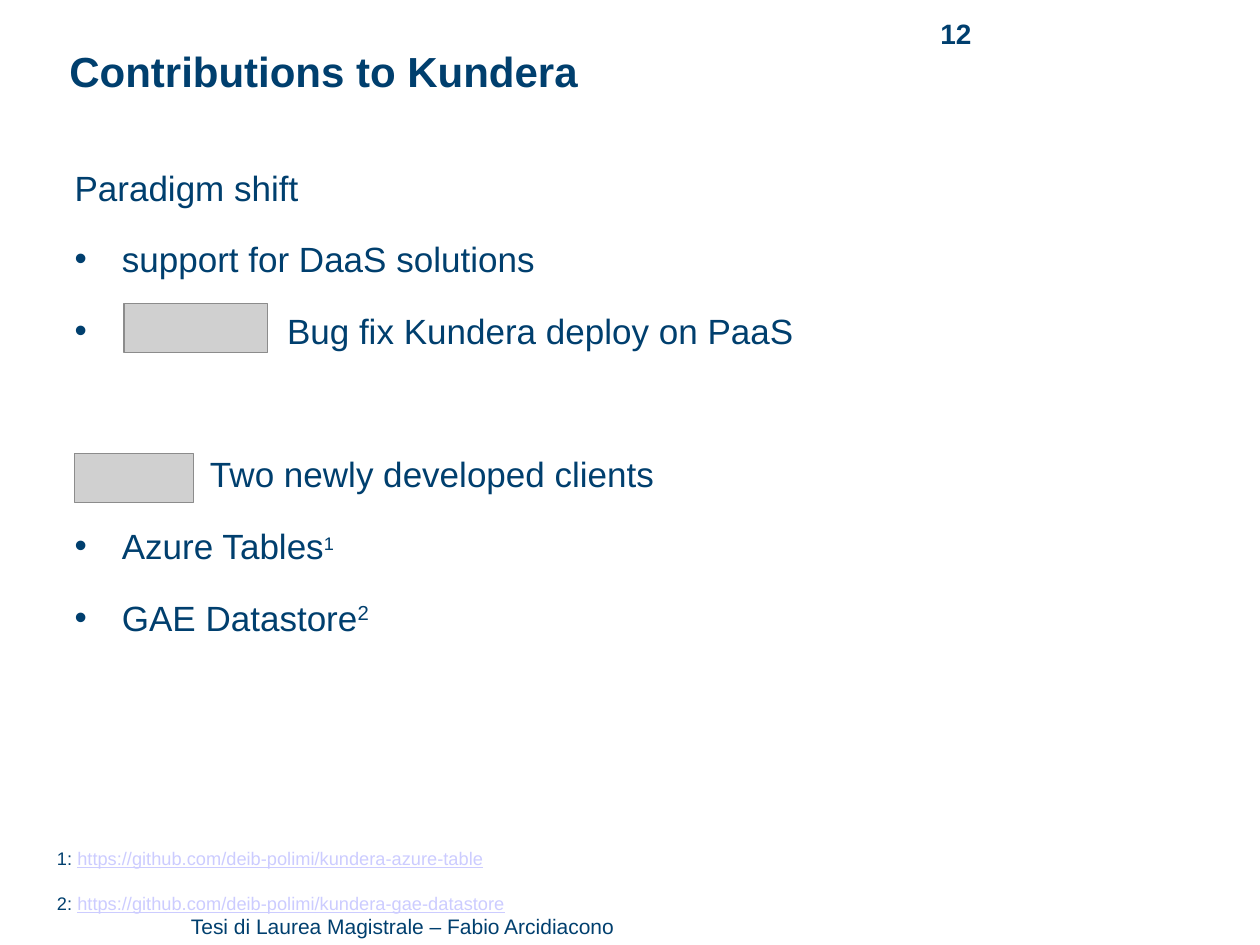
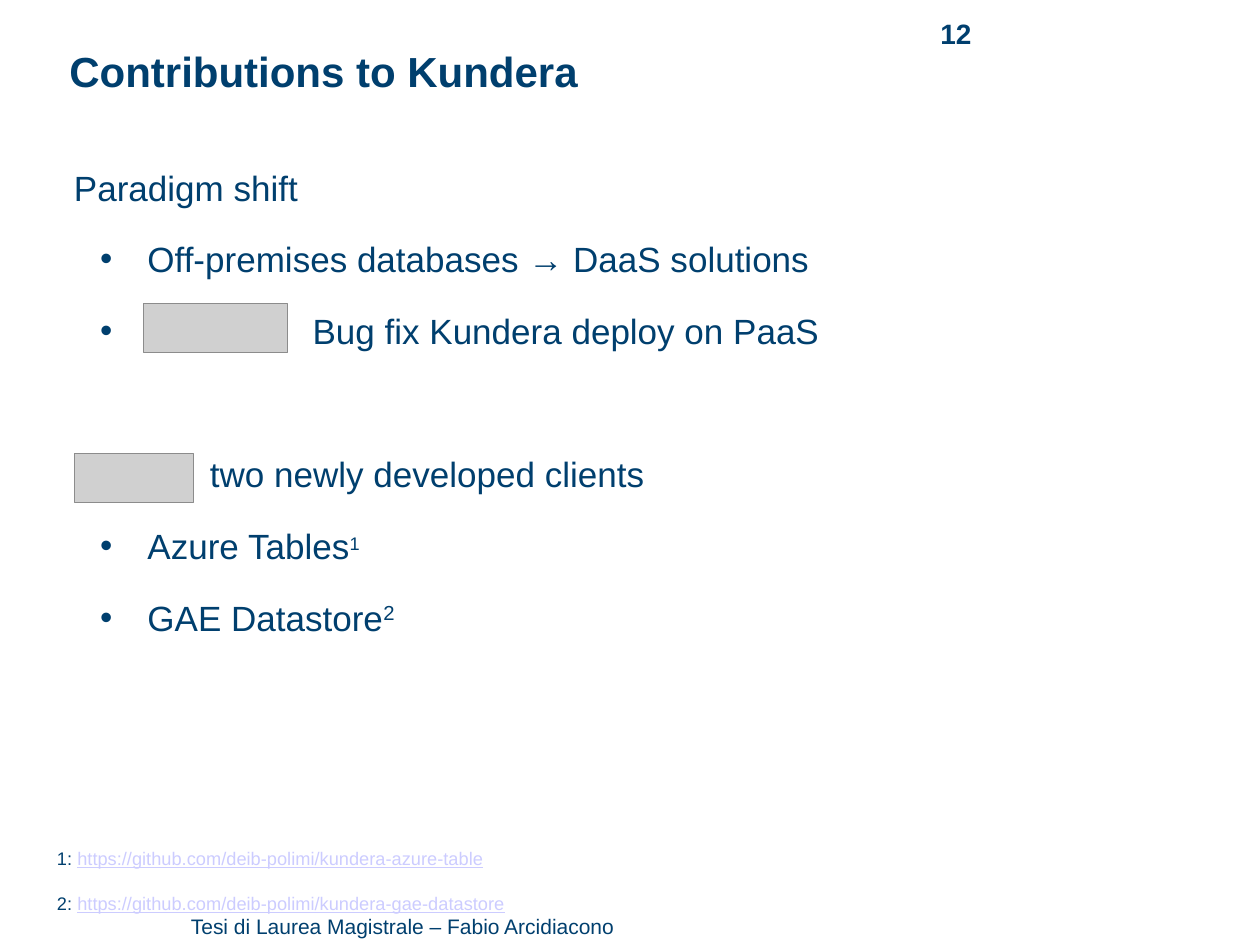
Before and after one commit to arci/thesis, a slide deck: slide 12 of presentation/ThesisPresentation.pptx. Drawn at 1260x945 pixels with LibreOffice and Linux fonts; fonts in the diff are those of the drawing; grey boxes stand for pictures; background and template pictures are left out. Boxes give left, top, right and bottom in pixels: in the first picture for what was removed or moved away, otherwise in the second. Text is boxed around its words. In the diff, an @@ line names an element or a change of style, - is before the commit and + after.

```diff
--- a/presentation/ThesisPresentation.pptx
+++ b/presentation/ThesisPresentation.pptx
@@ text at [147,246,808,279]: text changed @@
-• support for DaaS solutions
+  • Off-premises databases → DaaS solutions
@@ picture: place and size @@
-picture at [123,304,267,353]
+picture at [144,304,287,353]
@@ text at [147,318,819,632]: list level 1 to 2 in "Bug fix Kundera deploy on ..."; list level 1 to 2 in "Azure Tables1"; list level 1 to 2 in "GAE Datastore2" @@
@@ text at [210,461,644,494]: text changed @@
-Two newly developed clients
+two newly developed clients
```
Also in this commit, not shown: 13 other slides changed, 2 other files.
